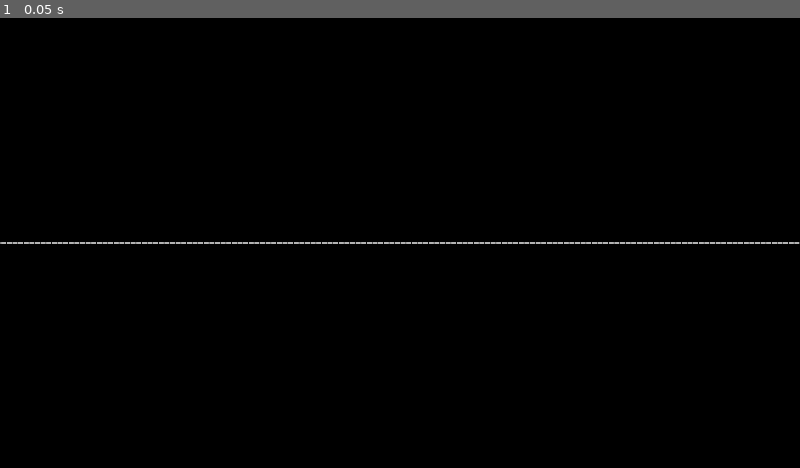
Above: before the commit, frame 1.
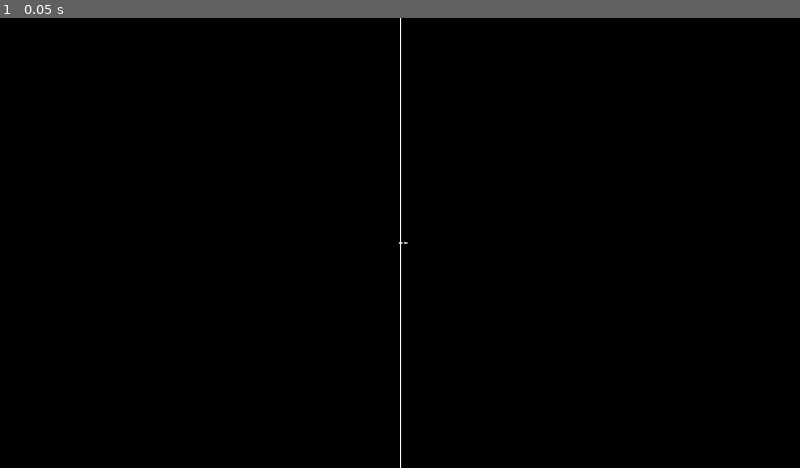
Above: after the commit, the same moment.

Repository: Marcus5408/wavform
Game: Godot game, scene res://main.tscn
Two runs of this game, one before a commit and one after it. Both use one fixed random seed, a clock stepped at 60 frames per second and the inputs below.
Inputs:
- Up to frame 1 (0.05 s): no input

The runs differ from the first frame. In frame 1, 0.7% of the frame differs, in the area x 0-100%, y 0-100%.

Commit message:
feat: swap to using specific ms samples

Diff:
--- a/main.gd
+++ b/main.gd
@@ -1,72 +1,108 @@
 extends Node2D
 
 # Configs for waveform display
-const WAVEFORM_SAMPLE_COUNT := 512
+const MS_PER_BAR := 250
 const WAVEFORM_HEIGHT := 200
 const WAVEFORM_COLOR := Color(1, 1, 1)
-var BAR_WIDTH := 8  # Width of each bar in pixels
-var BAR_SPACING := 1  # Space between bars in pixels
+var BAR_WIDTH := 6  # Width of each bar in pixels
+var BAR_SPACING := 2  # Space between bars in pixels
 var MIN_BAR_HEIGHT := 2  # Minimum height of each bar in pixels
 
+var waveform_sample_count: int
 var viewport_size: Vector2
-
 
 func _ready():
     viewport_size = get_viewport().get_visible_rect().size
-    var waveform_width = viewport_size.x
 
-    var song = load("res://sayitback-tvroom.wav")
+    var song = load("res://matsuri-fujiikaze.wav")
     var audio_data = song.get_data()
-    var result = process_audio_data(audio_data)
-    var waveform = result[0]
-    var _sample_rate = result[1]
+    var sample_rate = song.get_mix_rate()
+    var waveform = process_audio_data(audio_data, sample_rate)
 
-    var waveform_visualizer = create_waveform_visualizer(waveform, waveform_width, WAVEFORM_HEIGHT, BAR_WIDTH, BAR_SPACING, MIN_BAR_HEIGHT)
+    var waveform_visualizer = create_waveform_visualizer(waveform, WAVEFORM_HEIGHT, BAR_WIDTH, BAR_SPACING, MIN_BAR_HEIGHT)
     add_child(waveform_visualizer)
 
-    # set beginning of visualizer to be in the middle of the screen
-    waveform_visualizer.position = Vector2((viewport_size.x - waveform_width) / 2, (viewport_size.y - WAVEFORM_HEIGHT) / 2)
+    # set left side of visualizer to be in the middle of the screen
+    waveform_visualizer.position = Vector2(viewport_size.x / 2, (viewport_size.y - WAVEFORM_HEIGHT) / 2)
 
     var player = $AudioStreamPlayer
     player.stream = song
     player.play()
 
+func _process(delta: float) -> void:
+    # Scroll visualizer based on sample_rate (ms per bar)
+    var player = $AudioStreamPlayer
+    if player.playing:
+        var waveform_visualizer = get_node_or_null("WaveformVisualizer")
+        if not waveform_visualizer:
+            push_error("Waveform visualizer not found! What the...")
+            return  # Exit if the visualizer is not found
+        if waveform_visualizer:
+            # Calculate pixels per millisecond using bar width + spacing and MS_PER_BAR
+            var pixels_per_ms = float(BAR_WIDTH + BAR_SPACING) / MS_PER_BAR
+            var pixels_per_frame = pixels_per_ms * (delta * 1000)
+            waveform_visualizer.position.x -= pixels_per_frame
 
-func process_audio_data(audio_data):
+func process_audio_data(audio_data, sample_rate):
     var waveform = []
-    var sample_rate = audio_data.size() / WAVEFORM_SAMPLE_COUNT
-    for i in range(WAVEFORM_SAMPLE_COUNT):
-        var byte_index = int(i * sample_rate) * 2  # 2 bytes per sample
-        if byte_index + 1 < audio_data.size():
-            var sample = audio_data[byte_index] | (audio_data[byte_index + 1] << 8)
-            # Convert unsigned 16-bit sample to signed (two's complement)
-            if sample >= 0x8000:
-                sample -= 0x10000
-            # Normalize sample to range [-1.0, 1.0] (32768 is the signed 16-bit max)
-            var normalized_sample = float(sample) / 32768.0
-            waveform.append(normalized_sample)
+    var bytes_per_sample = 2  # 16-bit audio
+    var ms_per_bar = MS_PER_BAR
+    var total_samples = audio_data.size() / bytes_per_sample
+    var samples_per_bar = int(sample_rate * ms_per_bar / 1000.0)
+    waveform_sample_count = int(total_samples / samples_per_bar)
+    for i in range(waveform_sample_count):
+        var sum = 0.0
+        var count = 0
+        var start_sample = i * samples_per_bar
+        var end_sample = min(start_sample + samples_per_bar, total_samples)
+        for s in range(start_sample, end_sample):
+            var byte_index = int(s) * bytes_per_sample
+            if byte_index + 1 < audio_data.size():
+                var sample = audio_data[byte_index] | (audio_data[byte_index + 1] << 8)
+                if sample >= 0x8000:
+                    sample -= 0x10000
+                var normalized_sample = float(sample) / 32768.0 # Normalize to -1.0 to 1.0 range
+                sum += abs(normalized_sample)
+                count += 1
+        if count > 0:
+            waveform.append(sum / count)
         else:
             waveform.append(0.0)
-    return [waveform, sample_rate]
+    return waveform
 
 
-func create_waveform_visualizer(waveform_data, total_width, max_bar_height, bar_width, bar_spacing, min_bar_height):
+func create_waveform_visualizer(waveform_data, max_bar_height, bar_width, bar_spacing, min_bar_height):
     var max_amplitude = max(0.001, abs(waveform_data.max()))
     var normalized_waveform = []
     for value in waveform_data:
-        var bar_height = max(abs(value) / max_amplitude * max_bar_height, min_bar_height)
+        var normalized = clamp(abs(value) / max_amplitude, 0.0, 1.0)
+        var bar_height = lerp(min_bar_height, max_bar_height, normalized)
         normalized_waveform.append(bar_height)
 
     var waveform_container = CanvasGroup.new()
     var bar_count = waveform_data.size()
-    var total_bars_width = bar_count * bar_width + (bar_count - 1) * bar_spacing
-    var start_x = (total_width - total_bars_width) / 2.0
+    var _total_bars_width = bar_count * bar_width + (bar_count - 1) * bar_spacing
+    var container_height = 0
 
     for i in range(bar_count):
         var bar = ColorRect.new()
         bar.color = WAVEFORM_COLOR
         bar.size = Vector2(bar_width, normalized_waveform[i])
-        bar.position = Vector2(start_x + i * (bar_width + bar_spacing), (max_bar_height - normalized_waveform[i]) / 2)
+        bar.position = Vector2(i * (bar_width + bar_spacing), (max_bar_height - normalized_waveform[i]) / 2)
         waveform_container.add_child(bar)
+        container_height = max(container_height, normalized_waveform[i])
+
+        # Add collision shape for each bar
+        var collision = CollisionShape2D.new()
+        var rect_shape = RectangleShape2D.new()
+        rect_shape.extents = Vector2(bar_width / 2, normalized_waveform[i] / 2)
+        collision.shape = rect_shape
+        # Position collision shape at the center of the bar
+        collision.position = bar.position + Vector2(bar_width / 2, normalized_waveform[i] / 2)
+        waveform_container.add_child(collision)
+
+    # recalculate CanvasGroup size
+    waveform_container.set_fit_margin(20.0)
+    waveform_container.name = "WaveformVisualizer"
 
     return waveform_container
--- a/main.tscn
+++ b/main.tscn
@@ -11,3 +11,8 @@
 color = Color(0, 0, 0, 1)
 
 [node name="AudioStreamPlayer" type="AudioStreamPlayer" parent="."]
+
+[node name="ColorRect2" type="ColorRect" parent="."]
+offset_left = 640.0
+offset_right = 642.0
+offset_bottom = 720.0
Not shown, changed: .DS_Store
